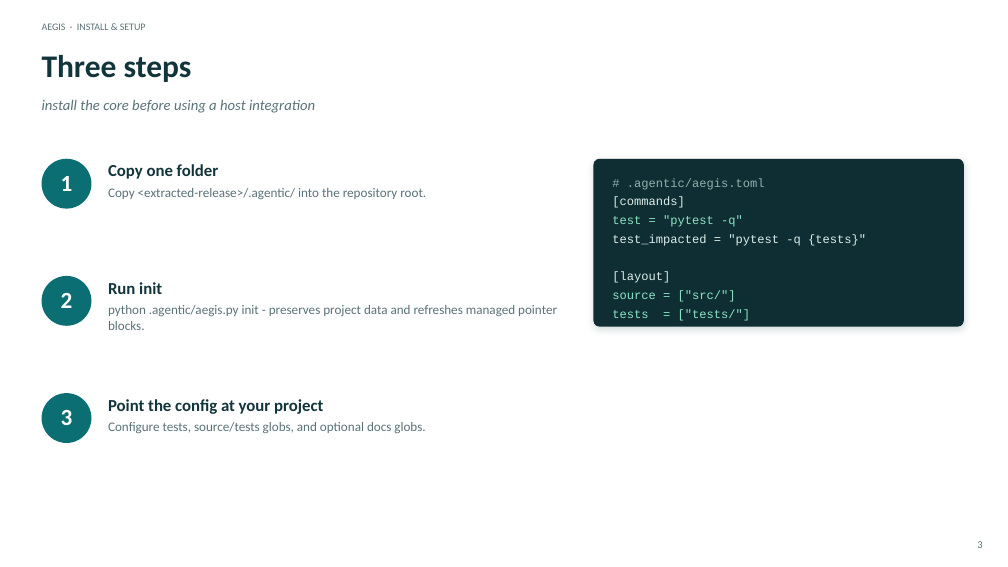
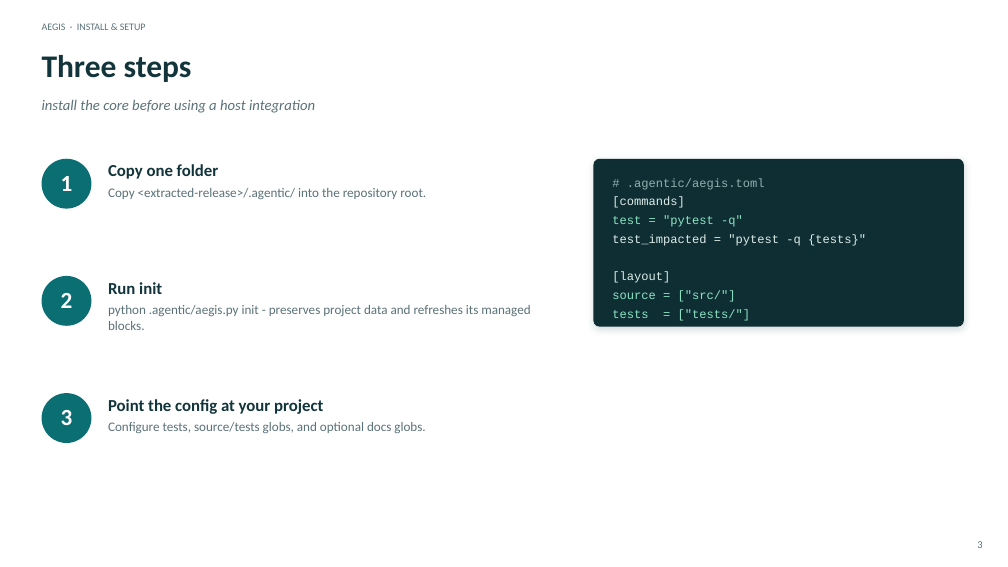
Before and after one commit to DDP-Engineering/Agentic_Engineering_Governance_Integrity_System, a slide deck: slide 3 of 06_SoftwareDocu/01_Install_and_Setup.pptx. Drawn at 1008x567 pixels with LibreOffice and Linux fonts; fonts in the diff are those of the drawing. Boxes give left, top, right and bottom in pixels: in the first picture for what was removed or moved away, otherwise in the second. Text is boxed around its words. In the diff, an @@ line names an element or a change of style, - is before the commit and + after.

```diff
--- a/06_SoftwareDocu/01_Install_and_Setup.pptx
+++ b/06_SoftwareDocu/01_Install_and_Setup.pptx
@@ text at (x1=108, y1=305, x2=530, y2=330): text changed @@
-python .agentic/aegis.py init - preserves project data and refreshes managed pointer blocks.
+python .agentic/aegis.py init - preserves project data and refreshes its managed blocks.
```
Also in this commit, not shown: 3 other slides changed, 30 other files.
